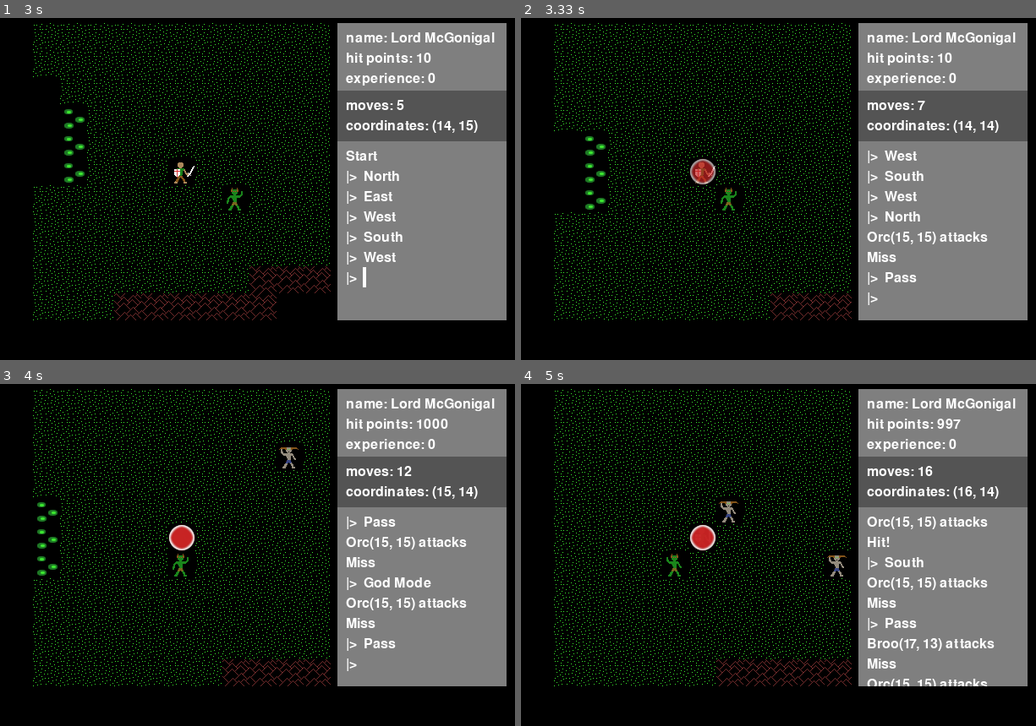
Above: before the commit, frames 1-4 (two rows, left to right).
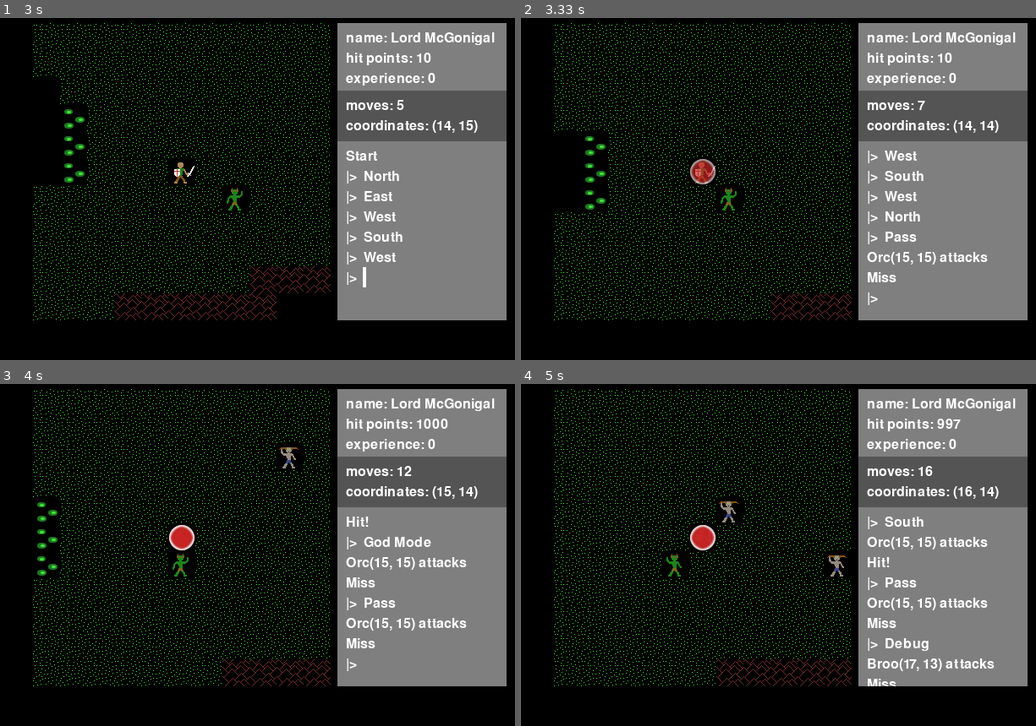
Above: after the commit, the same moments.

Repository: josh-reynolds/Python
Game: pygame game, started from pygame/nulltima/demo.py
Same seed, same stepped clock (60 frames per second), same inputs: the game is played once before the commit and once after it.
Inputs:
- Up to frame 1 (3 s): hold Right 0.33-0.8 s; hold Up 0.83-1.13 s; hold Right 1.17-1.63 s; hold Left 1.67-2.2 s; hold Down 2.23-2.53 s; hold Left 2.57-2.97 s
- Up to frame 2 (3.33 s): hold Up from 3 s (still down); tap Space at 3.07 s
- Up to frame 3 (4 s): release Up at 3.37 s; hold Right from 3.4 s (still down); hold D from 3.4 s (still down); tap Space at 3.47, 3.77 s; tap G at 3.55 s
- Up to frame 4 (5 s): release Right at 4.03 s; release D at 4.03 s; hold Down 4.07-4.43 s; tap Space at 4.13 s; hold Right from 4.97 s (still down); hold D from 4.97 s (still down)

Frame 1 is identical in both runs. In frame 2, 0.8% of the frame differs, in the area x 67-91%, y 62-79%; in frame 3, 2.0%; in frame 4, 2.7%, in the area x 67-92%, y 38-89%.

Commit message:
Fixing issue where monsters were attacking in the midde of two-step actions

Diff:
--- a/pygame/nulltima/game.py
+++ b/pygame/nulltima/game.py
@@ -300,8 +300,6 @@
         if event.type == KEYDOWN:
             self.do_shortcut(event)
             Game.message_queue.append((self.last_move, True))
-            for observer in self.observers:
-                observer.on_notify(self.last_move, self.player.pos)
             self.spawn()
 
     def do_shortcut(self, event):
@@ -310,8 +308,8 @@
             action = self.shortcuts[k][0]
             key_count = self.shortcuts[k][1]
             if key_count == 1 and not self.action_queue:
-                action.execute()
                 self.last_move = action.name
+                self.do_action(action)
             elif key_count == 2 and not self.action_queue:
                 self.action_queue.append(k)
                 Game.message_queue.append(('Direction?', False))
@@ -319,8 +317,16 @@
                 direction = k
                 base = self.action_queue.pop()
                 action = self.shortcuts[base][0]
-                action.execute(direction)
                 self.last_move = action.name
+                self.do_action(action, direction)
+
+    def do_action(self, action, direction=None):
+        if direction:
+            action.execute(direction)
+        else:
+            action.execute()
+        for observer in self.observers:
+            observer.on_notify(self.last_move, self.player.pos)
 
     def add_observer(self, observer):
         self.observers.append(observer)
Not shown, changed: pygame/nulltima/notes
